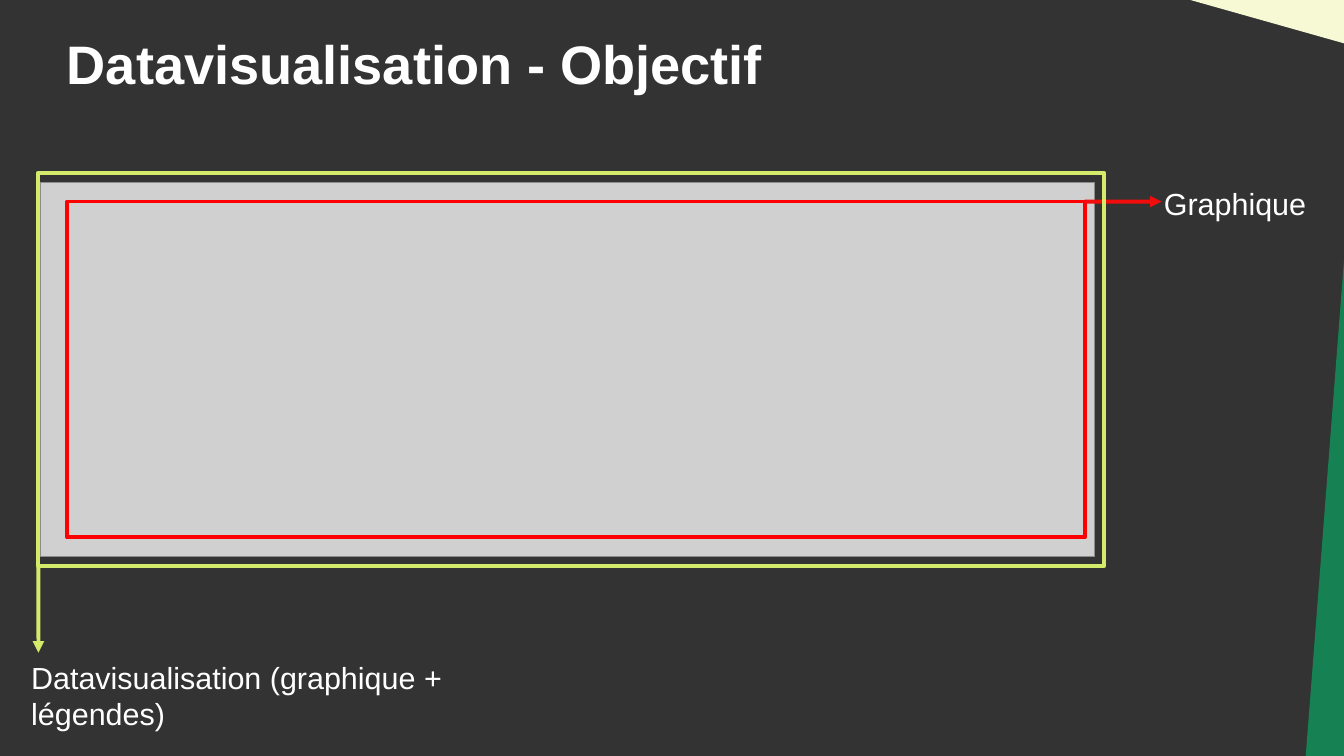
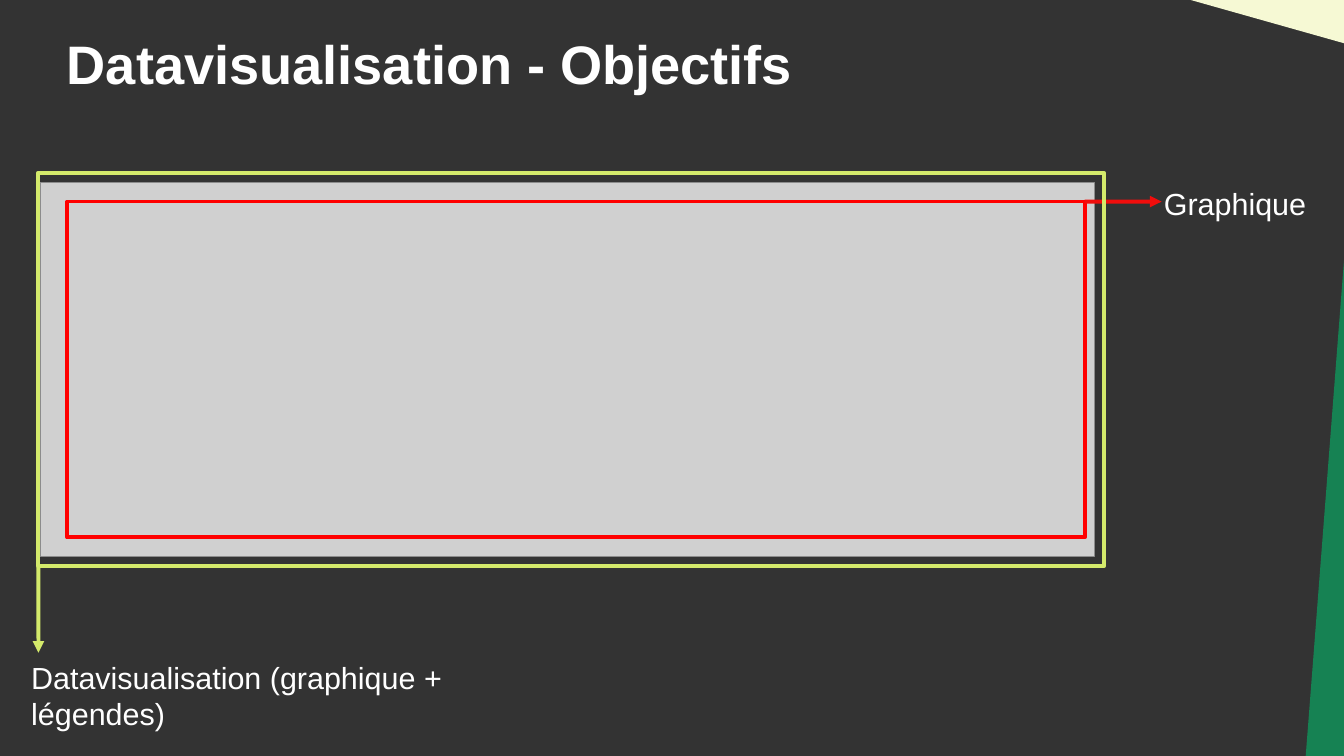
Before and after one commit to DanYellow/cours, a slide deck: slide 5 of data-journalisme-s4/travaux-pratiques/numero-4/presentation.odp. Drawn at 1344x756 pixels with LibreOffice and Linux fonts; fonts in the diff are those of the drawing; grey boxes stand for pictures. Boxes give left, top, right and bottom in pixels: in the first picture for what was removed or moved away, otherwise in the second. Text is boxed around its words. In the diff, an @@ line names an element or a change of style, - is before the commit and + after.

```diff
--- a/data-journalisme-s4/travaux-pratiques/numero-4/presentation.odp
+++ b/data-journalisme-s4/travaux-pratiques/numero-4/presentation.odp
@@ title at (x1=67, y1=44, x2=792, y2=93): text changed @@
-Datavisualisation - Objectif
+Datavisualisation - Objectifs
```
Also in this commit, not shown: 6 other slides changed, 10 slides added, 5 other files.
